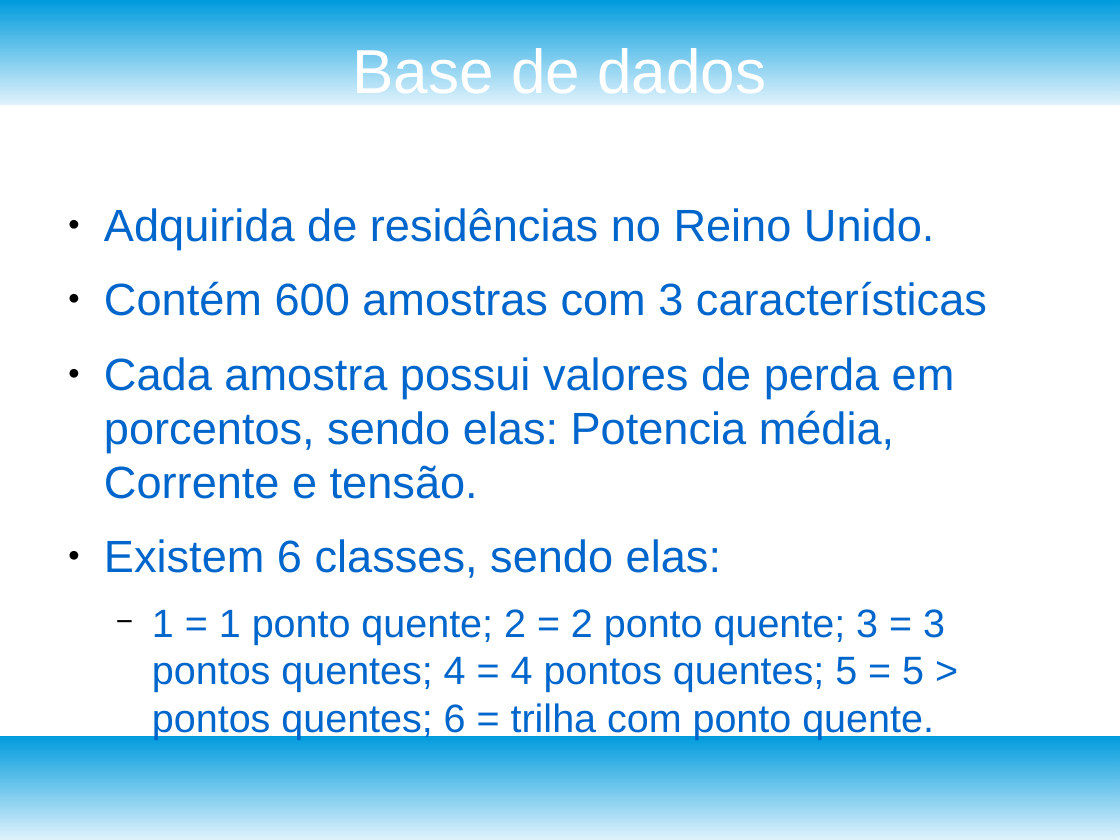
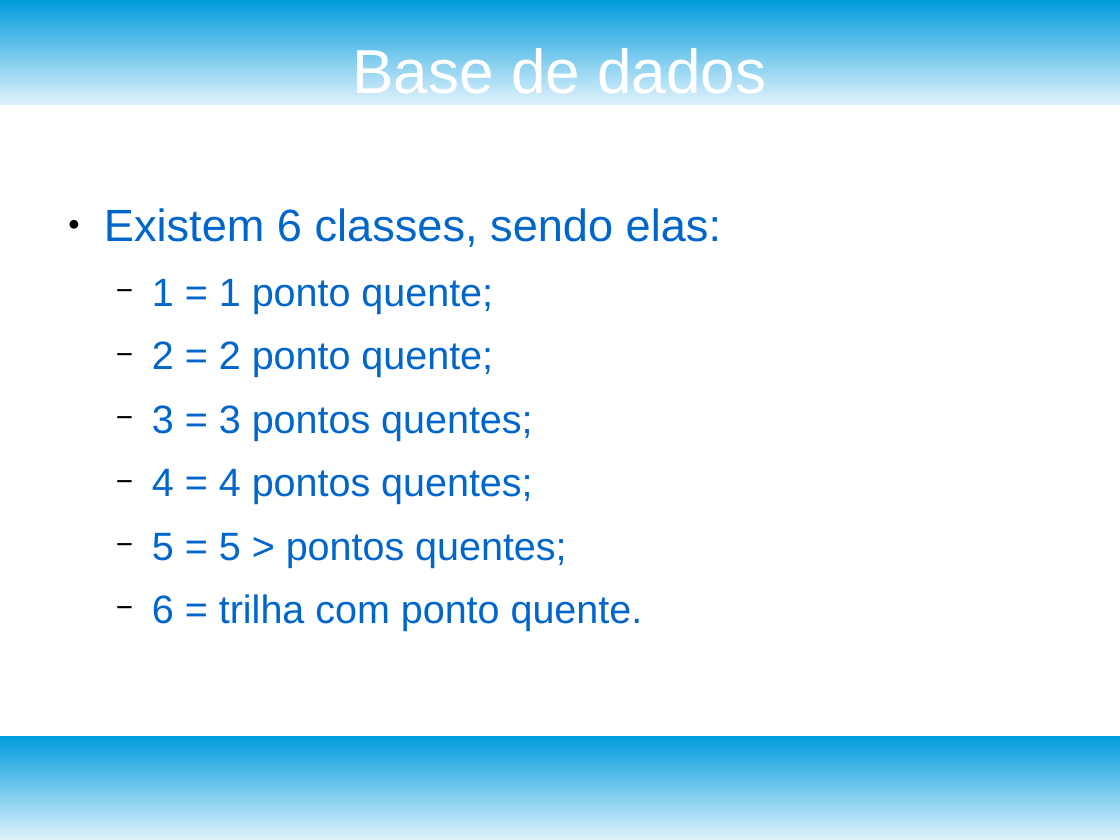
Before and after one commit to ErikJhones/Self-Organizing-Map-SOM-with-KNN, a slide deck: slide 6 of fuzzy/apresentacao.odp (slide 4 before the commit). Drawn at 1120x840 pixels with LibreOffice and Linux fonts; fonts in the diff are those of the drawing. Boxes give left, top, right and bottom in pixels: in the first picture for what was removed or moved away, otherwise in the second. Text is boxed around its words. In the diff, an @@ line names an element or a change of style, - is before the commit and + after.

```diff
--- a/fuzzy/apresentacao.odp
+++ b/fuzzy/apresentacao.odp
@@ text at [104,208,987,499]: paragraphs removed @@
-● Adquirida de residências no Reino Unido.
-● Contém 600 amostras com 3 características
-● Cada amostra possui valores de perda em porcentos, sendo elas: Potencia média, Corrente e tensão.
@@ text at [152,278,643,631]: text changed @@
-  − 1 = 1 ponto quente; 2 = 2 ponto quente; 3 = 3 pontos quentes; 4 = 4 pontos quentes; 5 = 5 > pontos quentes; 6 = trilha com ponto quente.
+  − 1 = 1 ponto quente;
+  − 2 = 2 ponto quente;
+  − 3 = 3 pontos quentes;
+  − 4 = 4 pontos quentes;
+  − 5 = 5 > pontos quentes;
+  − 6 = trilha com ponto quente.
```
Also in this commit, not shown: 7 other slides changed, 6 slides added, 2 slides removed, 3 other files.
